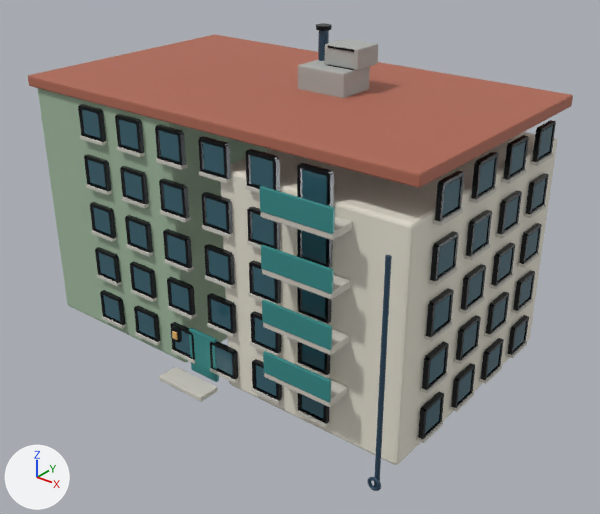
One commit to the glTF model assets/models/realistic/RES_MID_3x2_006.glb: the scene before it, then after it.
The view is the same before and after, from a 50 mm camera at (5.78, -7.03, 5.32) aimed at (0.39, -0.3, 1.15). Every picture has the same lights, and +X, +Y and +Z are marked at lower left. The first picture is the older version. Objects named as collision shapes, trigger or cutter boxes, shadow casters or lower levels of detail are left out. Where no turn or scale is listed for an object, it has been applied to the vertices. Vertices at exactly the same position are counted once.

Objects in the first picture: 'RES_MID_3x2_006_Visual'.
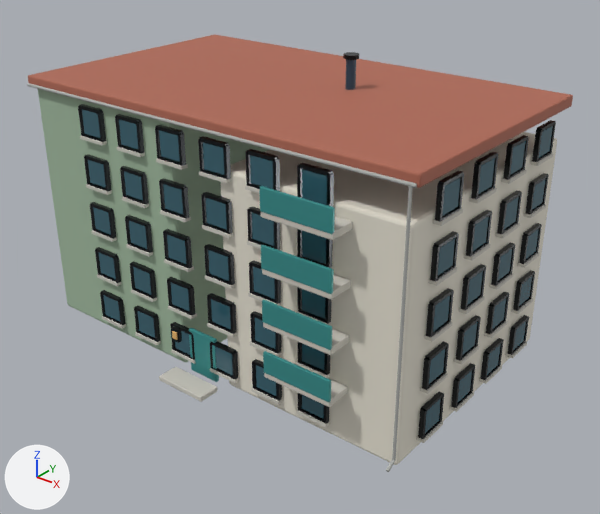
Where the newer file only moved an object's origin or applied its transform, the numbers keep the older frame.

Diff of the bpy script that builds the scene:
```diff
--- a/assets/models/realistic/RES_MID_3x2_006.glb.py
+++ b/assets/models/realistic/RES_MID_3x2_006.glb.py
@@ me_cube @@
 # used by ob_res_mid_3x2_006_visual; location = (-1.44, 0.0, 1.45)
-me_cube.from_pydata(...)  # 11056 vertices, 19620 faces; spans x -1.2..4.08, y -1.94..1.57, z -1.45..2.21
+me_cube.from_pydata(...)  # 10720 vertices, 18956 faces; spans x -1.2..4.08, y -1.94..1.57, z -1.45..1.95
+# me_cube part 1: the loose piece of 48 vertices spanning x 1.62..1.79, y 0.2..0.37, z 2.17..2.21 is moved by (0.37, 0.0, -0.26)
+# me_cube part 2: the loose piece of 48 vertices spanning x 1.65..1.76, y 0.23..0.34, z 1.84..2.18 is moved by (0.37, 0.0, -0.26)
+# me_cube part 3: a new loose piece, a 32-sided cylinder along x spanning x -1.158..4.042, y -1.58..-1.544, z 1.457..1.493, in mat_focus_real_concrete (grey #adafac)
+# me_cube part 4: a new loose piece, a 16-sided cylinder along z spanning x 3.976..4.008, y -1.578..-1.546, z -1.32..1.493, in mat_focus_real_concrete (grey #adafac)
+# me_cube part 5: a new loose piece of 32 vertices spanning x 3.97..4.01, y -1.68..-1.55, z -1.4..-1.3, in mat_focus_real_concrete (grey #adafac)
+# me_cube part 6: 6 loose pieces with 464 vertices, spanning x 1.63..4.08, y -1.92..0.47, z -1.45..2.06, are deleted
 me_cube.materials.append(mat_focus_real_sage)
```

Boxes [x1, y1, x2, y2] around the edits, measured in the pictures (600 x 514 px; the box of a moved part takes in the faces that stretch with it):
'RES_MID_3x2_006_Visual', reshaped (6% shorter): before [28, 23, 573, 491]; after [27, 34, 573, 472]
part 1 of me_cube, moved or reshaped: before [316, 23, 332, 31]; after [343, 52, 359, 60]
part 2 of me_cube, moved or reshaped: before [318, 30, 329, 61]; after [345, 60, 356, 90]
part 3 of me_cube, added: after [27, 83, 417, 188]
part 4 of me_cube, added: after [392, 182, 413, 460]
part 5 of me_cube, added: after [386, 460, 395, 472]
part 6 of me_cube, deleted: before [298, 39, 392, 491]
